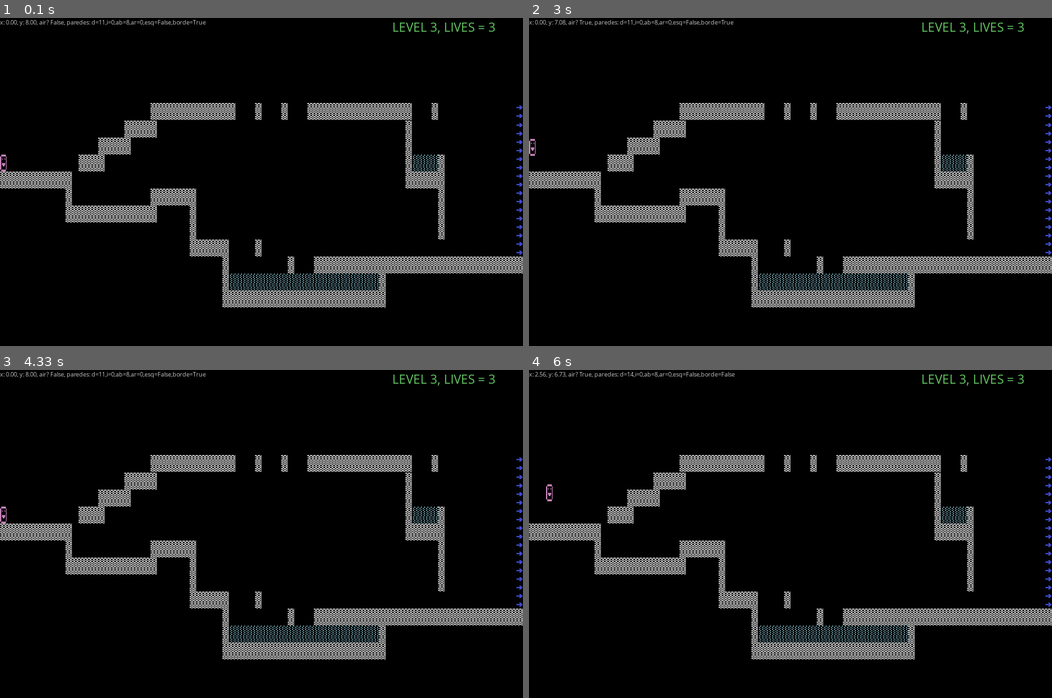
Above: before the commit, frames 1-4 (two rows, left to right).
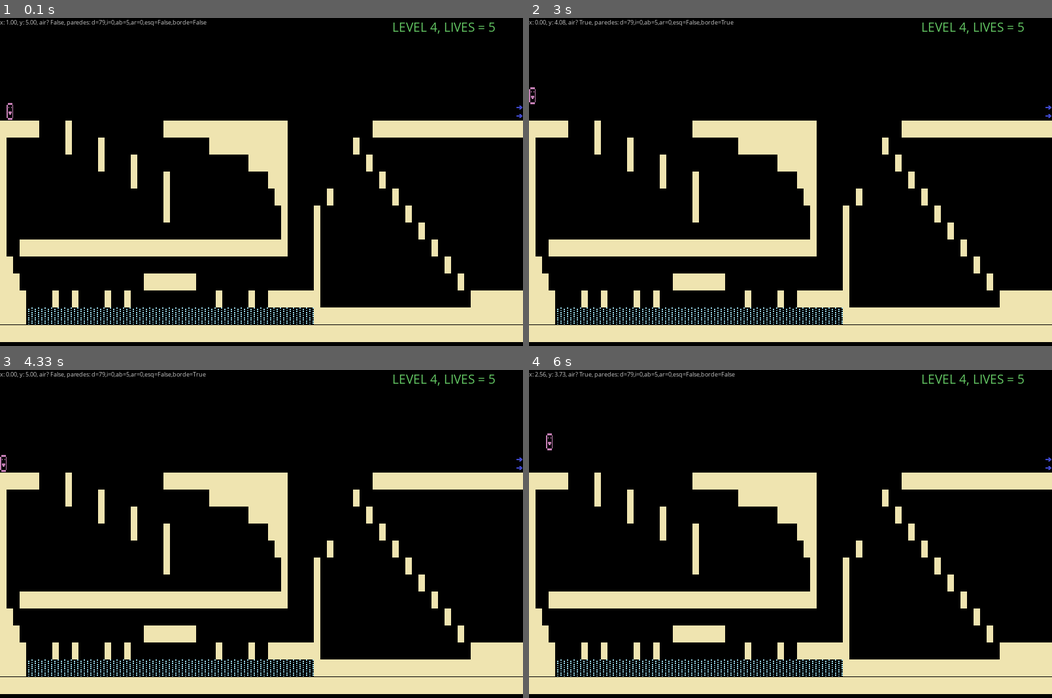
Above: after the commit, the same moments.

Repository: Poncho-dotnet/superfco
Game: pygame game, started from pygames/superfco/superfco.py
Two runs of this game, one before a commit and one after it. Both use one fixed random seed, a clock stepped at 60 frames per second and the inputs below.
Inputs:
- Up to frame 1 (0.1 s): no input
- Up to frame 2 (3 s): tap 7 at 0.33 s; tap 6 at 2.17 s; tap 4 at 2.5 s; tap 8 at 2.83 s
- Up to frame 3 (4.33 s): no input
- Up to frame 4 (6 s): tap 9 at 5.67 s

The runs differ from the first frame. In frame 1, 27% of the frame differs, in the area x 0-100%, y 0-99%; in frame 2, 27%; in frame 3, 27%; in frame 4, 27%.

Commit message:
some art tweaking

Diff:
--- a/pygames/superfco/superfco.py
+++ b/pygames/superfco/superfco.py
@@ -233,11 +233,11 @@
     Player.images = [player_img, pygame.transform.scale(player_img, (SCREENRECT.width / COLUMNS, SCREENRECT.height / ROWS / 2))]
 
     # global vars
-    currentlvl = 3
-    lives = 3
+    currentlvl = 4
+    lives = 5
 
     # starto!
-    while True:
+    while lives > 0:
         screen.fill( color = (0,0,0))
         pygame.display.update()
 
@@ -250,6 +250,10 @@
         if result == "quit":
             return
 
+    if lives == 0:
+        # come back to start screen
+        pass
+
 
 # call the "main" function if running this script
 if __name__ == "__main__":
Binary file changed: pygames/superfco/images/wall.png
Binary file changed: pygames/superfco/images/water.png
Not shown, changed: pygames/superfco/levels/level04.dat
